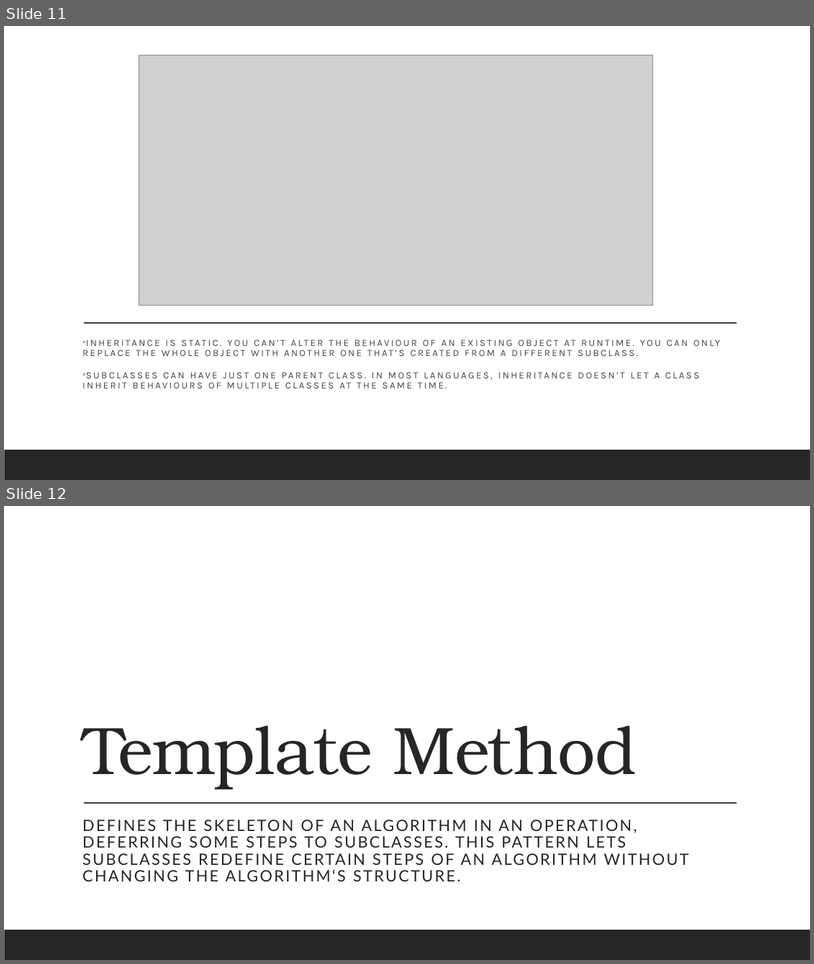
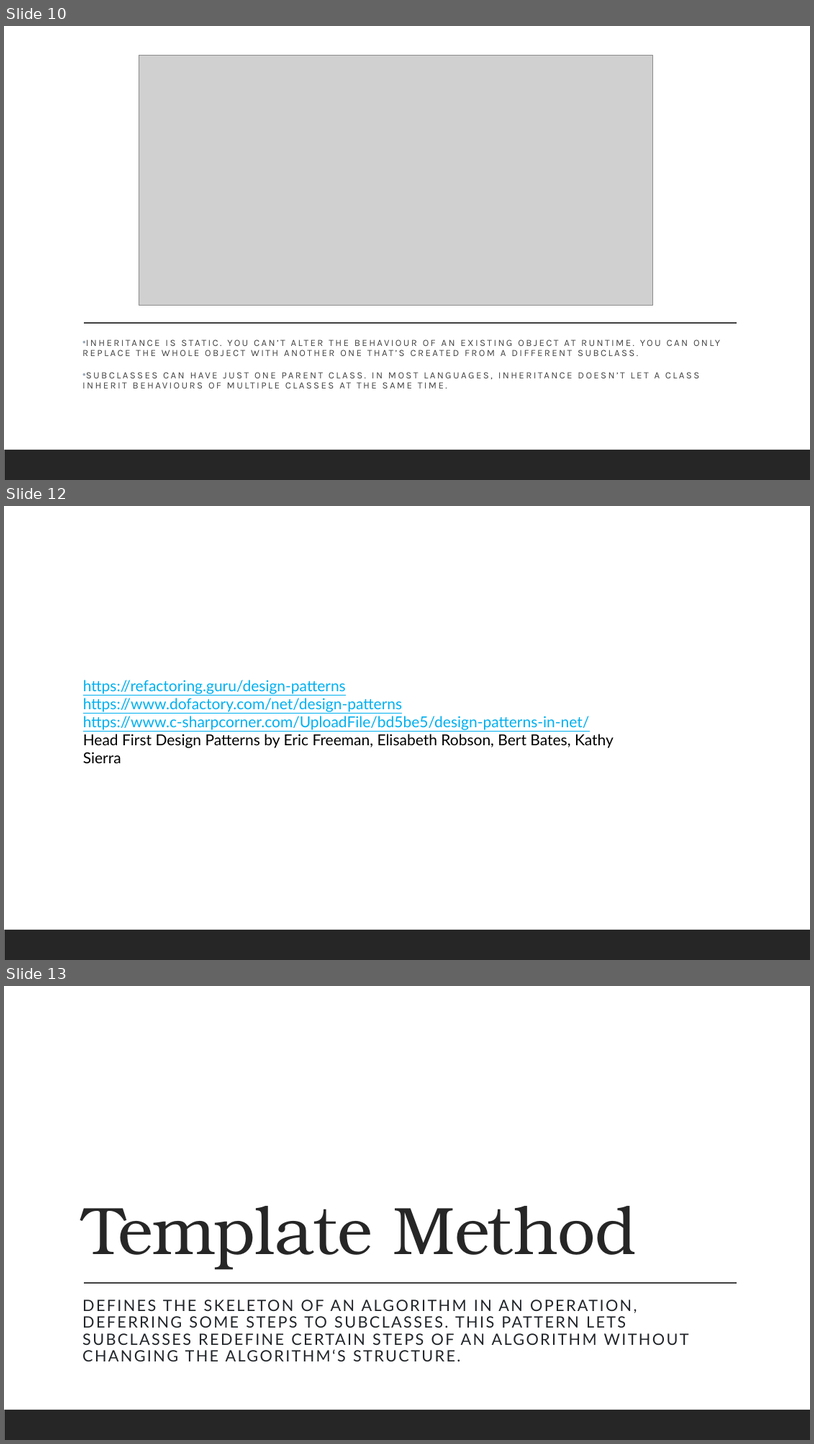
Before and after one commit to vesou/PatternsDemo, a slide deck: Misc/Design Patterns.pptx. Shown one above the other, each under a label of ours: slides 11 and 12 before the commit, slides 10, 12 and 13 after it; the slides between them are not shown. The pictures are 814x964 and 814x1444 pixels, drawn with LibreOffice and Linux fonts; fonts in the diff are those of the drawing; grey boxes stand for pictures. Boxes give left, top, right and bottom in pixels: in the first picture for what was removed or moved away, otherwise in the second. Text is boxed around its words. In the diff, an @@ line names an element or a change of style, - is before the commit and + after.

```diff
--- a/Misc/Design Patterns.pptx
+++ b/Misc/Design Patterns.pptx
@@ slide 12 added at [4, 506, 810, 960], background #FFFFFF; not listed: 1 template element that a slide beside it also shows @@
@@ text added at [83, 680, 614, 748], 18 pt, text #00B0F0, underline @@
+https://refactoring.guru/design-patterns
+https://www.dofactory.com/net/design-patterns
+https://www.c-sharpcorner.com/UploadFile/bd5be5/design-patterns-in-net/
+Head First Design Patterns by Eric Freeman, Elisabeth Robson, Bert Bates, Kathy Sierra
@@ what was slide 11 is now slide 10 @@
@@ what was slide 12 is now slide 13 @@
```
Also in this commit, not shown: 2 slides changed, 2 other slides added, 1 slide removed, 19 other files.
